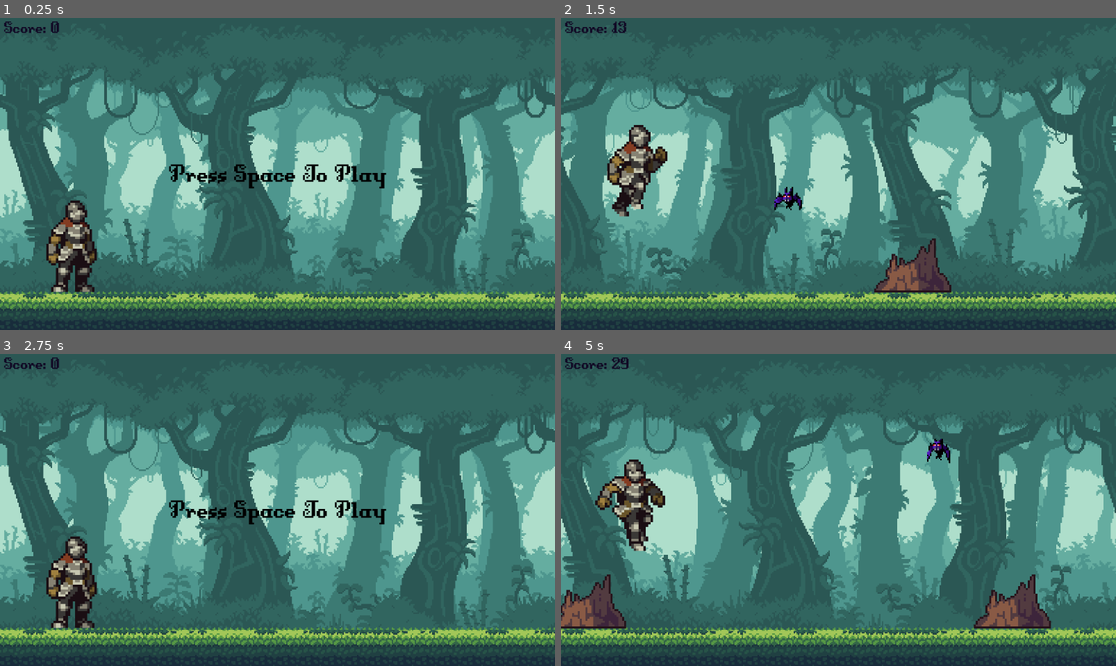
Above: before the commit, frames 1-4 (two rows, left to right).
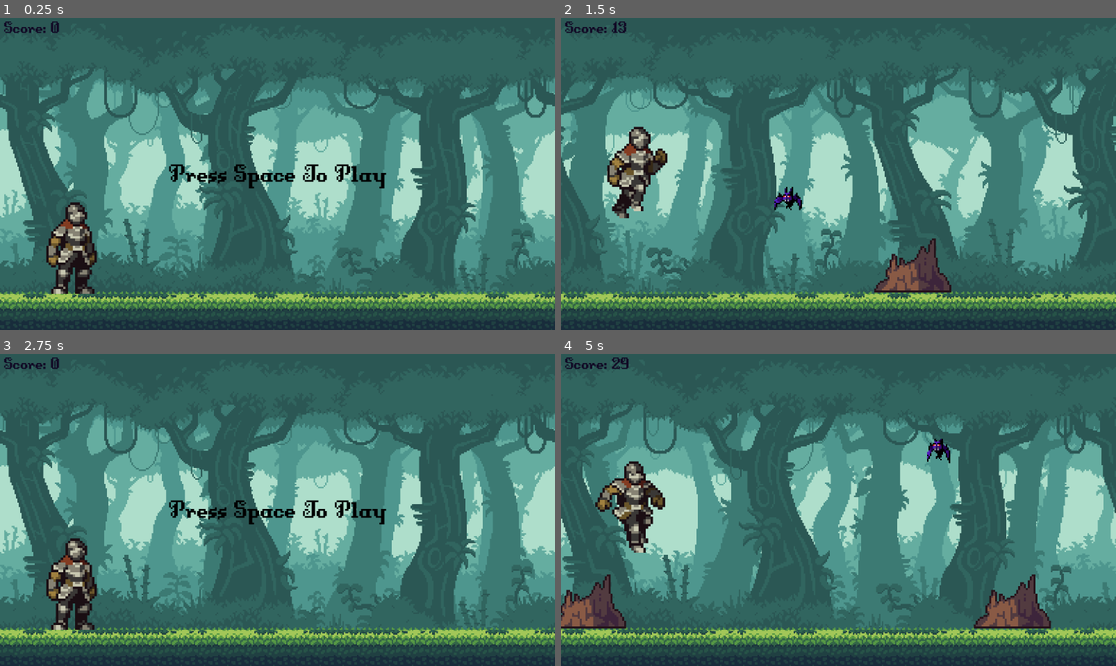
Above: after the commit, the same moments.

Repository: taegonpark/late-knights
Game: Godot game, scene res://scenes/main.tscn
Same seed, same stepped clock (60 frames per second), same inputs: the game is played once before the commit and once after it.
Inputs:
- Up to frame 1 (0.25 s): no input
- Up to frame 2 (1.5 s): tap Space at 0.5 s; hold Enter (ui_accept) 0.53-1.28 s; tap Enter (ui_accept) at 1.35 s
- Up to frame 3 (2.75 s): tap Enter (ui_accept) at 1.52, 1.82 s; click "Restart" at 2 s
- Up to frame 4 (5 s): tap Space at 2.75 s; hold Down (ui_down) 2.78-3.53 s; hold Enter (ui_accept) 2.78-3.53 s; tap Enter (ui_accept) at 3.6, 3.77, 4.07 s; hold Enter (ui_accept) from 4.28 s (still down)

The runs differ from the first frame. In frame 1, 0.9% of the frame differs, in the area x 8-18%, y 58-89%; in frame 2, 0.9%; in frame 3, 0.9%; in frame 4, 1.0%, in the area x 6-19%, y 33-64%.

Commit message:
Added Music & SFX

Diff:
--- /dev/null
+++ b/default_bus_layout.tres
@@ -0,0 +1,15 @@
+[gd_resource type="AudioBusLayout" format=3 uid="uid://dtkkh8xfyxbka"]
+
+[resource]
+bus/1/name = &"Music"
+bus/1/solo = false
+bus/1/mute = false
+bus/1/bypass_fx = false
+bus/1/volume_db = 0.0
+bus/1/send = &"Master"
+bus/2/name = &"SFX"
+bus/2/solo = false
+bus/2/mute = false
+bus/2/bypass_fx = false
+bus/2/volume_db = 0.464998
+bus/2/send = &"Master"
--- a/project.godot
+++ b/project.godot
@@ -15,6 +15,10 @@
 config/features=PackedStringArray("4.3", "Forward Plus")
 config/icon="res://icon.svg"
 
+[autoload]
+
+Music="*res://scenes/music.tscn"
+
 [display]
 
 window/size/resizable=false
--- a/scenes/knight.tscn
+++ b/scenes/knight.tscn
@@ -6,6 +6,7 @@
 [ext_resource type="Texture2D" uid="uid://dag3n1rgvtd2h" path="res://assets/images/_Jump.png" id="3_upm6d"]
 [ext_resource type="Texture2D" uid="uid://b5d1wq4vtk8mq" path="res://assets/images/_JumpFallInbetween.png" id="4_us2ys"]
 [ext_resource type="Texture2D" uid="uid://7td25gmlluf6" path="res://assets/images/_Fall.png" id="5_gbi2w"]
+[ext_resource type="AudioStream" uid="uid://ktclmbkkhff3" path="res://assets/sounds/jump.wav" id="7_ayj44"]
 
 [sub_resource type="AtlasTexture" id="AtlasTexture_pmbm1"]
 atlas = ExtResource("2_pdt72")
@@ -283,10 +284,10 @@
 }]
 
 [sub_resource type="RectangleShape2D" id="RectangleShape2D_o3yhp"]
-size = Vector2(78, 178.75)
+size = Vector2(52, 175)
 
 [sub_resource type="RectangleShape2D" id="RectangleShape2D_jt443"]
-size = Vector2(78, 100)
+size = Vector2(67, 98)
 
 [node name="Knight" type="CharacterBody2D"]
 z_index = 1
@@ -299,11 +300,14 @@
 frame_progress = 0.611508
 
 [node name="RunCol" type="CollisionShape2D" parent="."]
-position = Vector2(-27, 109.375)
+position = Vector2(-14, 107.5)
 shape = SubResource("RectangleShape2D_o3yhp")
 
 [node name="DuckCol" type="CollisionShape2D" parent="."]
-position = Vector2(-27, 147)
+position = Vector2(-21.5, 146)
 shape = SubResource("RectangleShape2D_jt443")
 
 [node name="JumpAudio" type="AudioStreamPlayer2D" parent="."]
+stream = ExtResource("7_ayj44")
+pitch_scale = 0.7
+bus = &"SFX"
--- /dev/null
+++ b/scenes/music.tscn
@@ -0,0 +1,9 @@
+[gd_scene load_steps=2 format=3 uid="uid://crbllmyin8x0b"]
+
+[ext_resource type="AudioStream" uid="uid://mdq7fvjr2d75" path="res://assets/sounds/time_for_adventure.mp3" id="1_fu2jp"]
+
+[node name="Music" type="AudioStreamPlayer"]
+process_mode = 3
+stream = ExtResource("1_fu2jp")
+autoplay = true
+bus = &"Music"
--- a/scripts/knight.gd
+++ b/scripts/knight.gd
@@ -12,6 +12,7 @@
 		else:
 			if Input.is_action_pressed("ui_accept"):
 				velocity.y = JUMP_SPEED
+				$JumpAudio.play()
 			elif Input.is_action_pressed("ui_down"):
 				$RunCol.disabled = true
 				$AnimatedSprite2D.play("duck")
Not shown, added: assets/sounds/jump.wav.import
Not shown, added: assets/sounds/time_for_adventure.mp3.import
Not shown: 1 places in scenes/knight.tscn that only renumber resources
Not shown, added: assets/sounds/jump.wav
Not shown, added: assets/sounds/time_for_adventure.mp3
